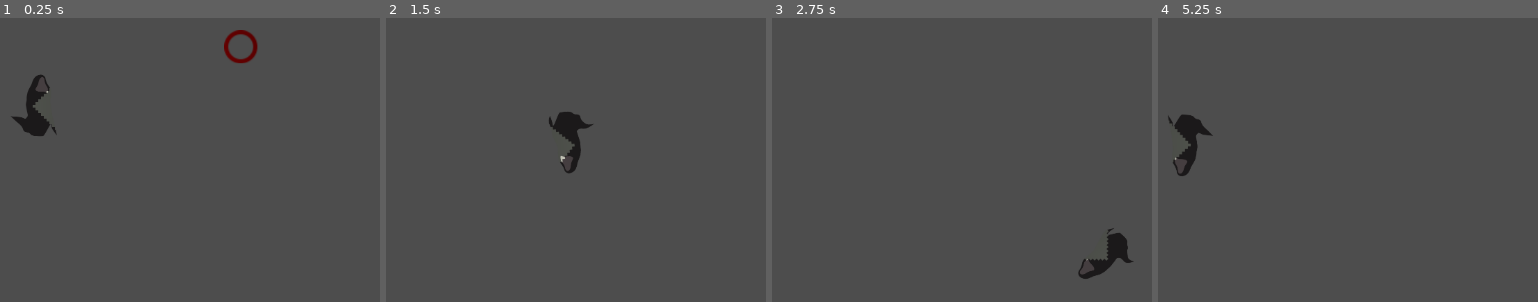
Above: before the commit, frames 1-4 (left to right).
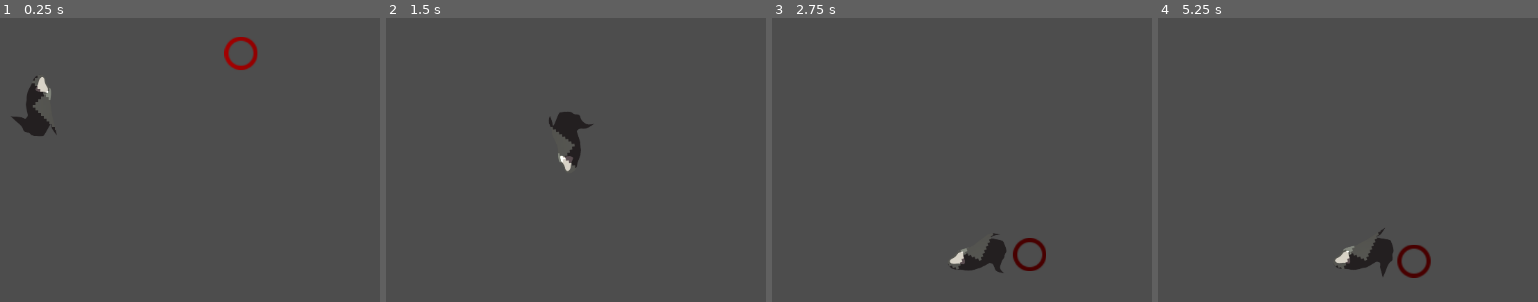
Above: after the commit, the same moments.

Repository: longhousedev/gamejam2024
Game: Godot game, scene res://Levels/EnemyTest.tscn
The game is run twice, just before and just after one commit, with the same random seed, the same clock (stepped at 60 frames per second) and the same inputs. This scene is started directly instead of the project's main scene.
Inputs (mouse positions are in pixels of both pictures, inside the frame that each line leads up to):
- Up to frame 1 (0.25 s): no input
- Up to frame 2 (1.5 s): move the mouse to (614, 134) at 0.52 s; hold D (move_right) 0.53-1.28 s; tap Space (Grab) at 0.6 s; move the mouse to (outside the picture) at 1.27 s; hold S (move_down) from 1.28 s (still down); right-click (outside the picture) at 1.35 s
- Up to frame 3 (2.75 s): move the mouse to (905, 57) at 2.02 s; release S (move_down) at 2.03 s; hold D (move_right) from 2.03 s (still down); tap Q (rotate_anticlock) at 2.1 s
- Up to frame 4 (5.25 s): move the mouse to (1173, 248) at 2.77 s; release D (move_right) at 2.78 s; hold W (move_up) 2.78-3.53 s; tap E (rotate_clock) at 2.85 s; move the mouse to (1450, 225) at 3.52 s; hold A (move_left) 3.53-5.03 s; tap Space (Grab) at 3.6 s; move the mouse to (outside the picture) at 4.27 s; right-click (outside the picture) at 4.35 s; move the mouse to (1253, 157) at 5.02 s; hold S (move_down) from 5.03 s (still down); tap Q (rotate_anticlock) at 5.1 s

The runs differ from the first frame. In frame 1, 0.9% of the frame differs, in the area x 8-68%, y 4-29%; in frame 2, 0.2%; in frame 3, 2.1%; in frame 4, 2.3%, in the area x 2-72%, y 34-92%.
Error after the commit: Invalid call. Nonexistent function 'player_died' in base 'Nil'. (res://Scripts/player_movement.gd:51)

Commit message:
Enemy Chases Player

Diff:
--- a/Levels/EnemyTest.tscn
+++ b/Levels/EnemyTest.tscn
@@ -15,7 +15,7 @@
 [node name="Player" parent="." instance=ExtResource("1_buqj4")]
 position = Vector2(546, 248)
 
-[node name="PointLight2D" type="PointLight2D" parent="Player"]
+[node name="PointLight2D2" type="PointLight2D" parent="Player"]
 rotation = 1.5708
 shadow_enabled = true
 texture = ExtResource("2_cpdq1")
--- /dev/null
+++ b/Objects/Patrol.gd
@@ -0,0 +1,30 @@
+#class_name patrol_state extends State
+#
+#@export var move_script:enemy_move
+#@export var waypoint_list:Array
+#var current_waypoint_idx:int
+#var current_waypoint_pos:Vector2
+#var movement_speed: float = 100
+#
+## Called when the node enters the scene tree for the first time.
+#func setup():
+	#current_waypoint_idx = 0
+#
+#func run_behaviour():
+	#
+	## Check if current waypoint is reached
+	#if global_position == waypoint_list[current_waypoint_idx].global_position:
+		#
+		## Check to see if last waypoint
+		#if waypoint_list.size() == current_waypoint_idx - 1:
+			#current_waypoint_idx = 0
+		#else:
+			#current_waypoint_idx += 1
+	#
+	#var destination = waypoint_list[current_waypoint_idx].global_position
+	#move_script.set_movement_target(destination)
+	#
+#func is_state_change():
+	#pass
+	#
+	#
--- a/Objects/enemy.tscn
+++ b/Objects/enemy.tscn
@@ -1,9 +1,8 @@
-[gd_scene load_steps=6 format=3 uid="uid://nuyv2pcwdehp"]
+[gd_scene load_steps=5 format=3 uid="uid://nuyv2pcwdehp"]
 
 [ext_resource type="Texture2D" uid="uid://d2cdag2gm0vtt" path="res://Test Enemy.png" id="1_7r4e7"]
 [ext_resource type="Script" path="res://Scripts/VisibleObjects/VisibleEnemy.gd" id="1_ola76"]
 [ext_resource type="Script" path="res://Scripts/move_to.gd" id="2_m1sbc"]
-[ext_resource type="Script" path="res://Scripts/Patrol.gd" id="4_p2hiy"]
 
 [sub_resource type="CircleShape2D" id="CircleShape2D_wwp0c"]
 radius = 15.0
@@ -26,8 +25,6 @@
 
 [node name="State Machine" type="Node2D" parent="."]
 
-[node name="Patrol" type="Node2D" parent="State Machine" node_paths=PackedStringArray("move_script")]
-script = ExtResource("4_p2hiy")
-move_script = NodePath("../../CharacterBody2D")
+[node name="Patrol" type="Node2D" parent="State Machine"]
 
 [node name="Chase" type="Node2D" parent="State Machine"]
--- a/Scripts/Patrol.gd
+++ b/Scripts/Patrol.gd
@@ -1,25 +1,29 @@
-class_name patrol_state extends Node2D
-
-@export var move_script:enemy_move
-@export var waypoint_list:Array
-var current_waypoint_idx:int
-var current_waypoint_pos:Vector2
-var movement_speed: float = 100
-
-# Called when the node enters the scene tree for the first time.
-func _ready():
-	current_waypoint_idx = 0
-
-func _process(delta):
-	if waypoint_list.size()>0:
-		# Check if current waypoint is reached
-		if global_position == waypoint_list[current_waypoint_idx].global_position:
-
-		# Check to see if last waypoint
-			if waypoint_list.size() == current_waypoint_idx - 1:
-				current_waypoint_idx = 0
-			else:
-				current_waypoint_idx += 1
-
-		var destination = waypoint_list[current_waypoint_idx].global_position
-		move_script.set_movement_target(destination)
+#class_name patrol_state extends Node2D
+#
+#@export var move_script:enemy_move
+#@export var waypoint_list:Array
+#var current_waypoint_idx:int
+#var current_waypoint_pos:Vector2
+#var movement_speed: float = 100
+#
+## Called when the node enters the scene tree for the first time.
+#func _ready():
+	#current_waypoint_idx = 0
+#
+#func _process(delta):
+	#if waypoint_list.size()>0:
+		## Check if current waypoint is reached
+		#if global_position == waypoint_list[current_waypoint_idx].global_position:
+		#
+		## Check to see if last waypoint
+			#if waypoint_list.size() == current_waypoint_idx - 1:
+				#current_waypoint_idx = 0
+			#else:
+				#current_waypoint_idx += 1
+	#
+		#var destination = waypoint_list[current_waypoint_idx].global_position
+		#move_script.set_movement_target(destination)
+	#
+	#
+	#
+	#
--- a/Scripts/move_to.gd
+++ b/Scripts/move_to.gd
@@ -31,8 +31,10 @@
 
 func _physics_process(delta):
 
-	#if navigation_agent.is_navigation_finished():
-		#return
+	set_movement_target(player_script.global_position)
+
+	if navigation_agent.is_navigation_finished():
+		return
 
 	var current_agent_position: Vector2 = global_position
 	var next_path_position: Vector2 = navigation_agent.get_next_path_position()
Not shown: 1 places in Levels/TestLevel.tscn that only renumber resources
Not shown: 1 places in Objects/player.tscn that only renumber resources
Not shown: 1 places in Objects/playerAnimation.tres that only renumber resources
